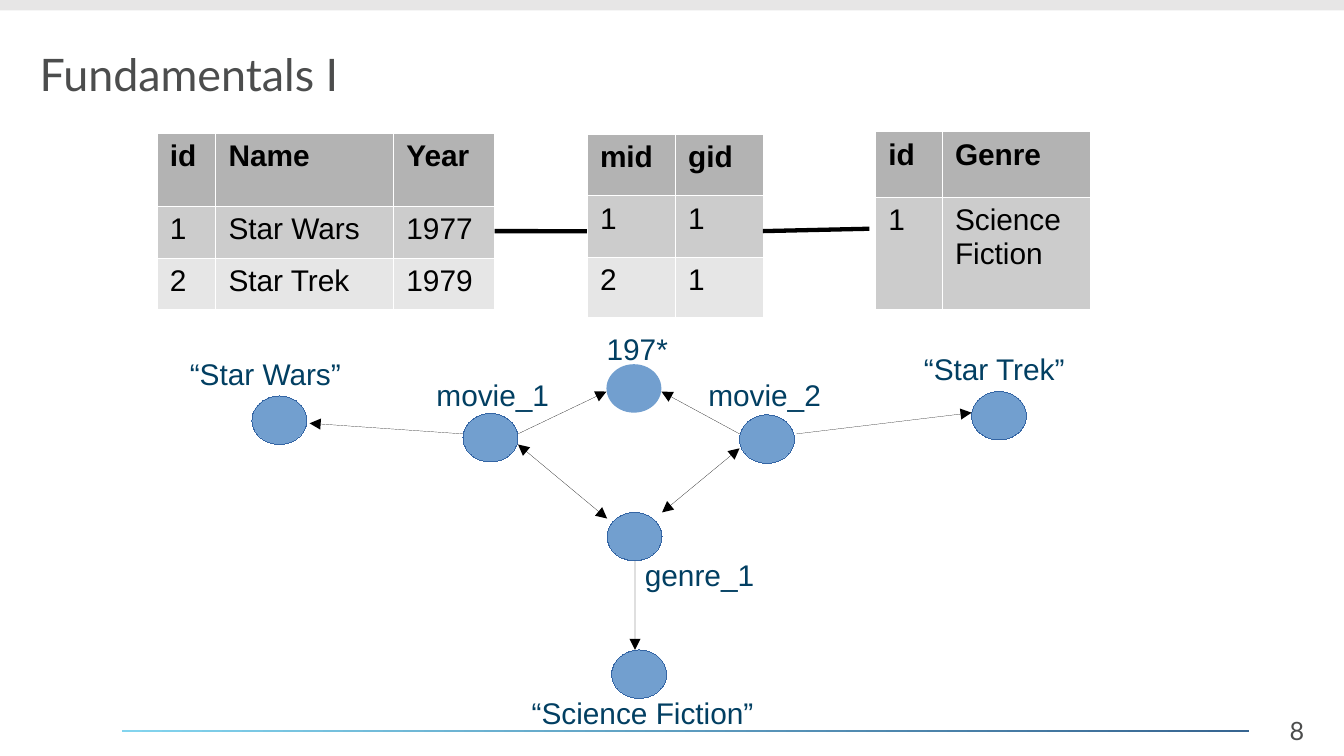
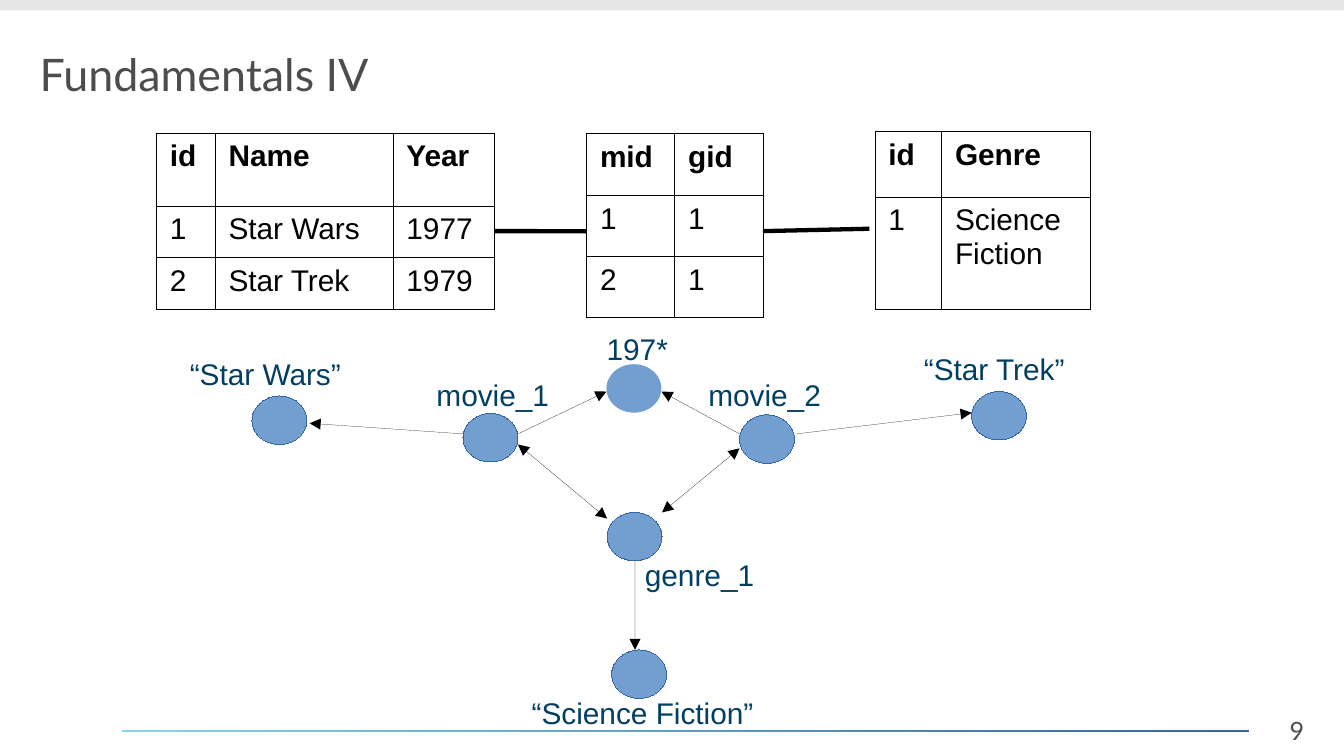
Before and after one commit to daelmo/DB2GraphGenerator, a slide deck: slide 9 of presentation/Analyse_eines_Forschungsthemas.odp (slide 8 before the commit). Drawn at 1344x756 pixels with LibreOffice and Linux fonts; fonts in the diff are those of the drawing; background and template pictures are left out. Boxes give left, top, right and bottom in pixels: in the first picture for what was removed or moved away, otherwise in the second. Text is boxed around its words. In the diff, an @@ line names an element or a change of style, - is before the commit and + after.

```diff
--- a/presentation/Analyse_eines_Forschungsthemas.odp
+++ b/presentation/Analyse_eines_Forschungsthemas.odp
@@ title at bbox=[40, 58, 369, 92]: text changed @@
-Fundamentals I
+Fundamentals IV
@@ table at bbox=[157, 133, 495, 309] @@
@@ fill #B3B3B3 to none in row 1 @@
@@ fill #CCCCCC to none in row 2 @@
@@ fill #E6E6E6 to none in row 3 @@
@@ borders changed @@
@@ table at bbox=[587, 134, 765, 319] @@
@@ fill #B3B3B3 to none in row 1 @@
@@ fill #CCCCCC to none in row 2 @@
@@ fill #E6E6E6 to none in row 3 @@
@@ borders changed @@
@@ table at bbox=[875, 132, 1090, 309] @@
@@ fill #B3B3B3 to none in row 1 @@
@@ fill #CCCCCC to none in row 2 @@
@@ borders changed @@
@@ page number at bbox=[1290, 722, 1305, 740]: text changed @@
-8
+9
```
Also in this commit, not shown: 27 other slides changed, 3 slides added, 1 slide removed, 1 other file.
